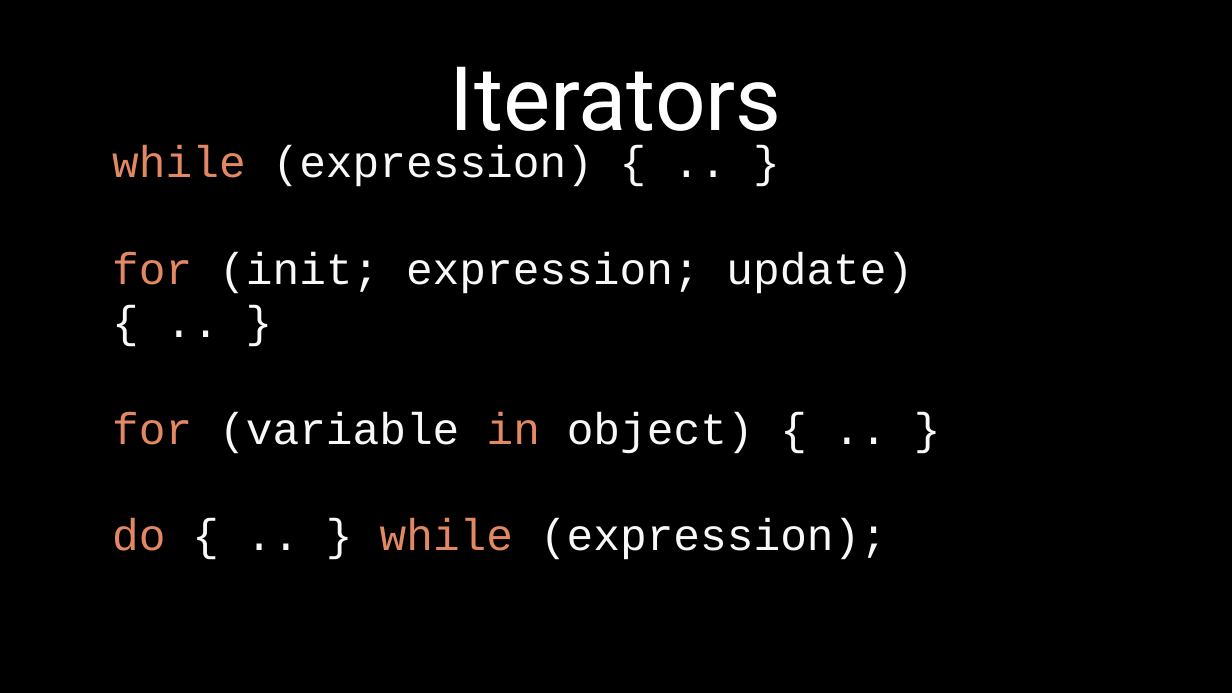
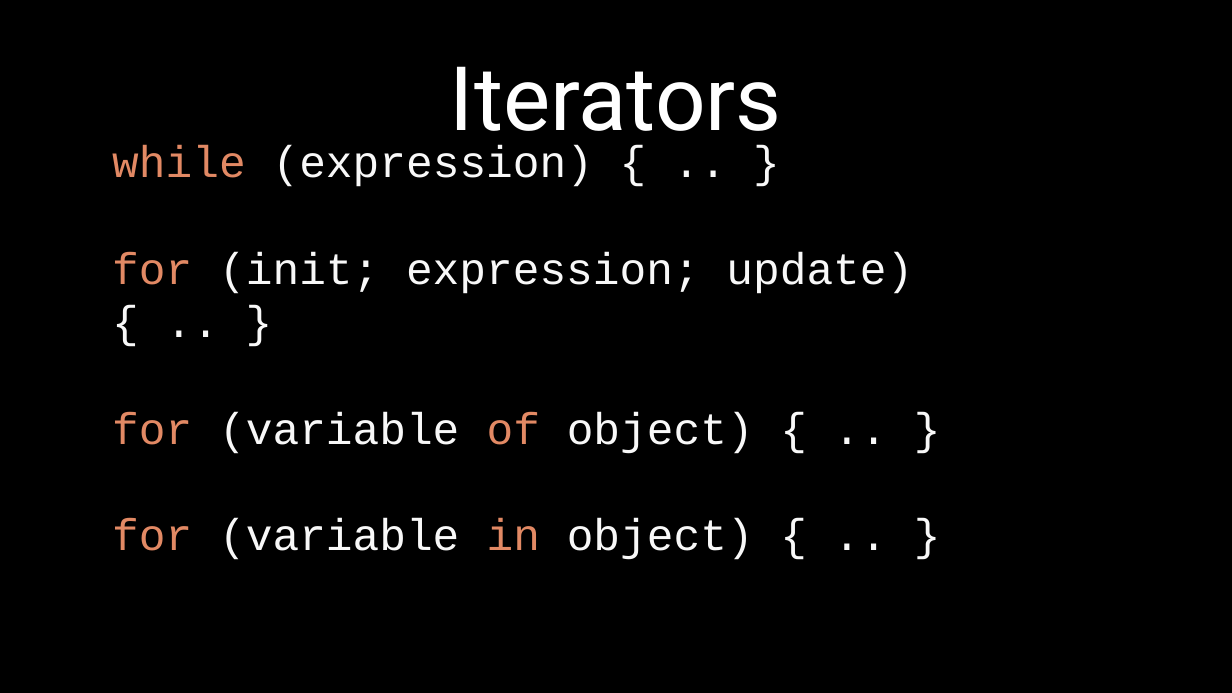
Before and after one commit to petereijgermans11/frontend-cursus, a slide deck: slide 30 of frontend-cursus/ 3 - JavaScript Language.pptx. Drawn at 1232x693 pixels with LibreOffice and Linux fonts; fonts in the diff are those of the drawing. Boxes give left, top, right and bottom in pixels: in the first picture for what was removed or moved away, otherwise in the second. Text is boxed around its words. In the diff, an @@ line names an element or a change of style, - is before the commit and + after.

```diff
--- a/frontend-cursus/ 3 - JavaScript Language.pptx
+++ b/frontend-cursus/ 3 - JavaScript Language.pptx
@@ text at (112, 412, 754, 454): paragraph added @@
+for (variable of object) { .. }
@@ text at (112, 519, 887, 560): paragraph removed @@
-do { .. } while (expression);
```
Also in this commit, not shown: 1 other slide changed, 1 other file.
